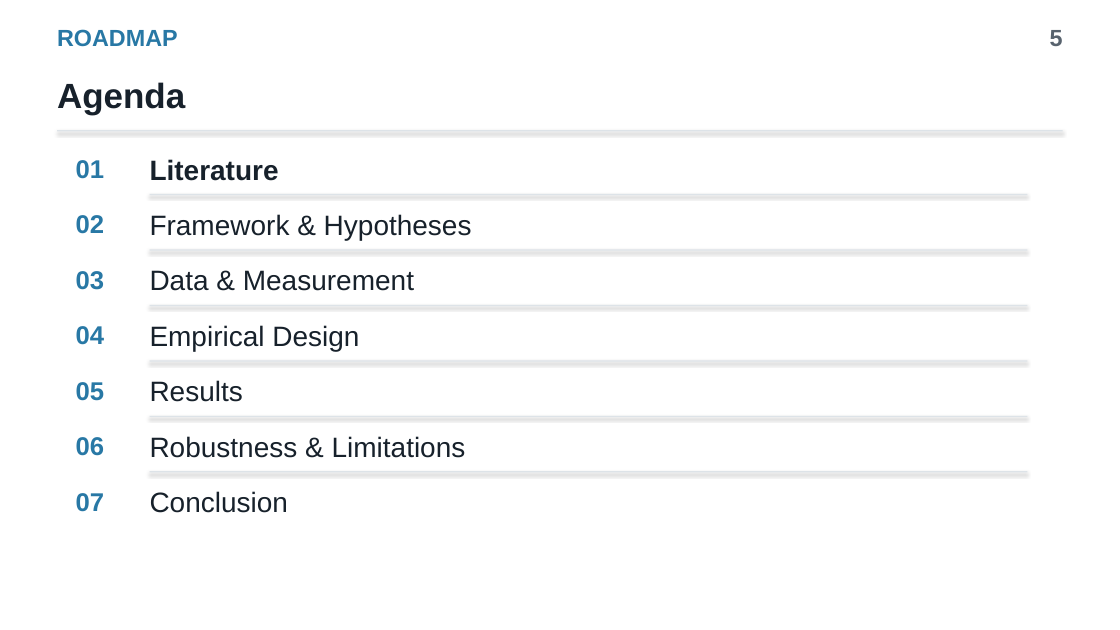
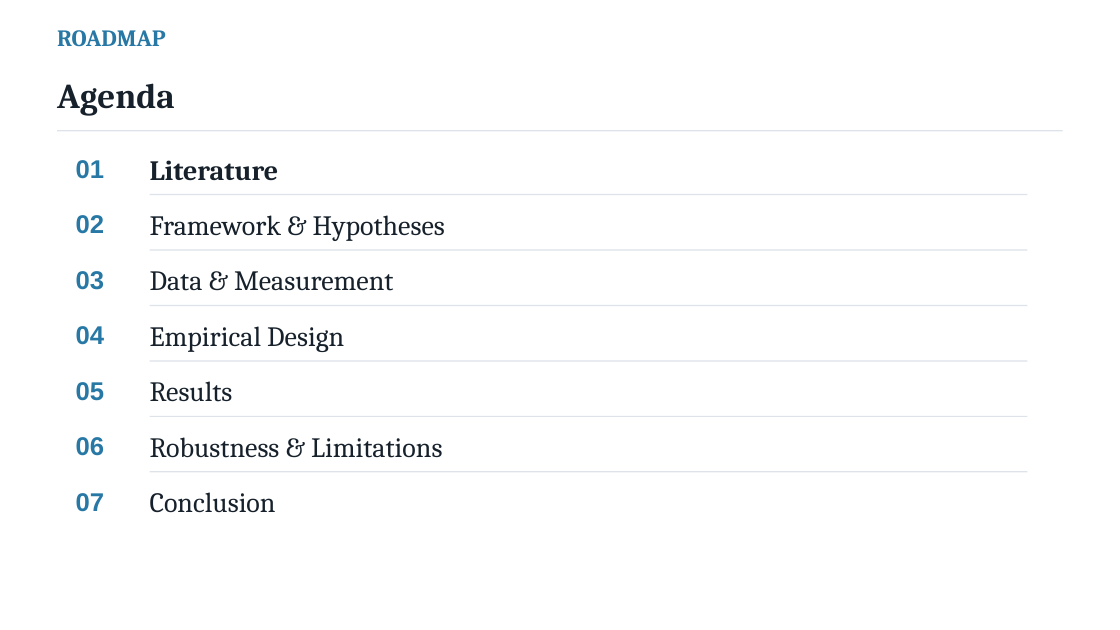
Before and after one commit to yuseicarlos2560/Economic-Development-through-Political-Materialism, a slide deck: slide 5 of presentations/thesis_introduction.pptx. Drawn at 1120x630 pixels with LibreOffice and Linux fonts; fonts in the diff are those of the drawing. Boxes give left, top, right and bottom in pixels: in the first picture for what was removed or moved away, otherwise in the second. Text is boxed around its words. In the diff, an @@ line names an element or a change of style, - is before the commit and + after.

```diff
--- a/presentations/thesis_introduction.pptx
+++ b/presentations/thesis_introduction.pptx
@@ text removed at [1050,30,1063,46] @@
-5
@@ font Arial to Cambria in 9 elements at [57,30,166,47], [150,271,394,291], [150,326,344,352], [150,381,233,402], [150,437,442,458], [150,492,276,513], [150,160,279,181], [150,215,445,241], [57,83,175,115] @@
@@ shadow off in 7 elements at [57,130,1063,131], [150,194,1028,195], [150,250,1028,250], [150,305,1028,306], [150,360,1028,361], [150,416,1028,417], [150,471,1028,472] @@
```
Also in this commit, not shown: 16 other slides changed, 2 slides added, 1 other file.
